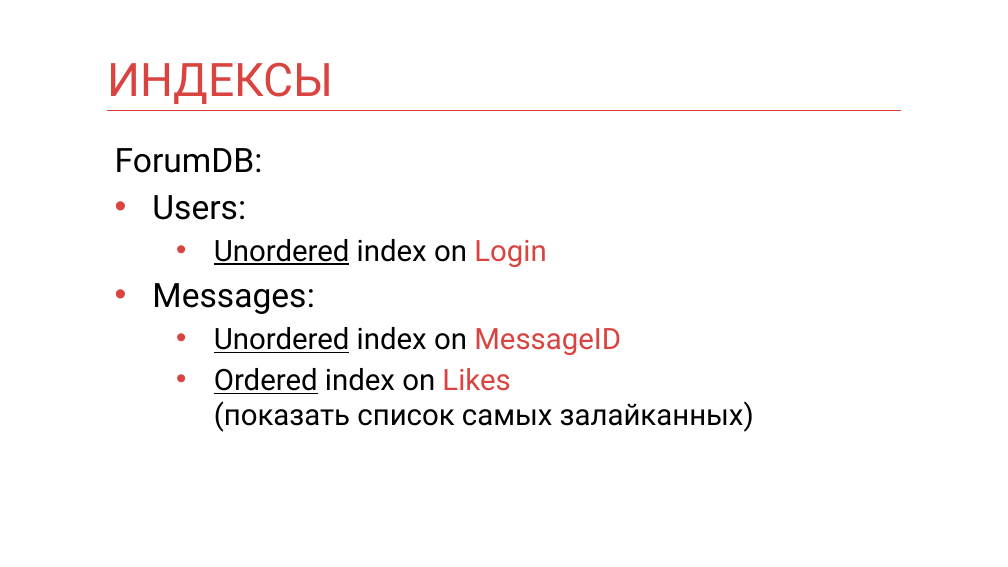
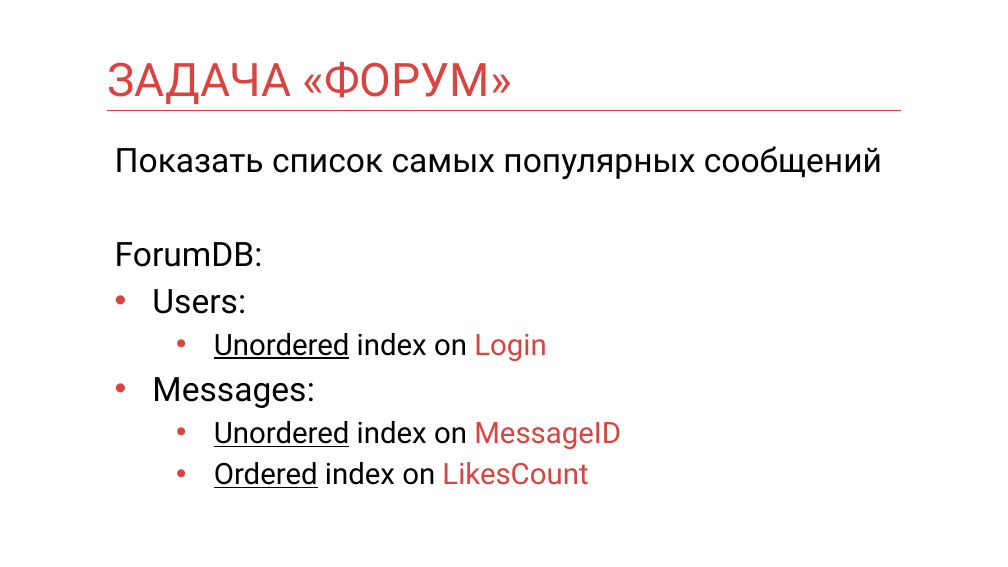
Before and after one commit to mnenorm74/web-game, a slide deck: slide 25 of db.pptx. Drawn at 1008x567 pixels with LibreOffice and Linux fonts; fonts in the diff are those of the drawing. Boxes give left, top, right and bottom in pixels: in the first picture for what was removed or moved away, otherwise in the second. Text is boxed around its words. In the diff, an @@ line names an element or a change of style, - is before the commit and + after.

```diff
--- a/db.pptx
+++ b/db.pptx
@@ title at bbox=[107, 62, 512, 104]: text changed @@
-ИНДЕКСЫ
+ЗАДАЧА «ФОРУМ»
@@ text at bbox=[115, 146, 882, 179]: paragraph added @@
+Показать список самых популярных сообщений
@@ text at bbox=[214, 462, 588, 488]: text changed @@
-  • Ordered index on Likes
-    (показать список самых залайканных)
+  • Ordered index on LikesCount
```
Also in this commit, not shown: 23 other slides changed, 13 slides added, 9 slides removed, 1 other file.
